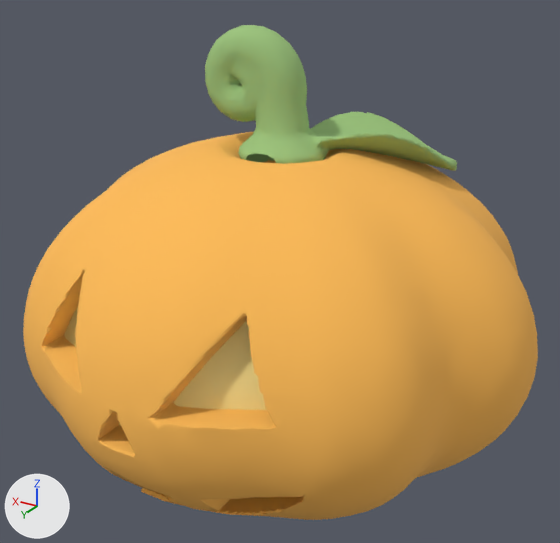
One commit to the OBJ model assets/meshes/PumpkinHat.obj: the scene before it, then after it.
The view is the same before and after, from a 50 mm lens placed at (-1.143, 1.921, 1.596), pointed at (-0.003, 0.02, 0.646). Arrows for +X, +Y and +Z are at lower left; the lights stay in place. The older version comes first. Where no turn or scale is listed for an object, it has been applied to the vertices. Vertices at exactly the same position are counted once.

In view in the first picture: 'HatGlow', 'HatShell', 'HatStem'.
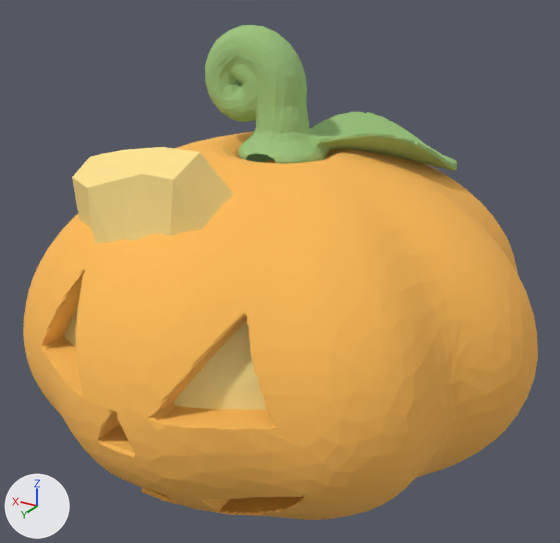
Changed parts and their boxes [x1, y1, x2, y2] in the pictures (560 x 543 px; the box of a moved part takes in the faces that stretch with it):
'HatGlow', reshaped
    before: [64, 307, 266, 426]
    after: [64, 147, 266, 426]
part 1 of me_hatglow, moved or reshaped (not visible before)
    after: [72, 147, 233, 243]
part 2 of me_hatglow, shading changed
    before: [64, 307, 266, 426]
    after: [72, 147, 233, 243]

Diff of the bpy script that builds the scene:
```diff
--- a/assets/meshes/PumpkinHat.obj.py
+++ b/assets/meshes/PumpkinHat.obj.py
@@ me_hatglow @@
 # used by ob_hatglow; location = (0.0, 0.0, 0.0)
 # before: 102 (-0.037, 0.325, 0.928), 103 (-0.035, 0.432, 0.883), 114 (0.067, 0.427, 0.882), 120 (0.083, 0.324, 0.925), 123 (0.106, 0.441, 0.869)
 # before: 124 (0.108, 0.307, 0.917), 140 (0.204, 0.3, 0.89), 142 (0.212, 0.323, 0.9), 143 (0.234, 0.449, 0.826), 147 (0.274, 0.344, 0.878)
 # before: 154 (0.295, 0.322, 0.878), 158 (0.333, 0.403, 0.827), 161 (0.347, 0.317, 0.862)
-me_hatglow.from_pydata(...)  # 212 vertices, 420 faces; spans x -0.581..0.58, y 0.299..0.715, z 0.122..0.928
+me_hatglow.from_pydata(...)  # 212 vertices, 420 faces; spans x -0.581..0.58, y 0.299..0.715, z 0.122..1.109
+# me_hatglow part 1
+for i in [102, 103, 114, 123, 140, 142, 143, 147, 158, 161]: me_hatglow.vertices[i].co += Vector((0.036, 0.078, 0.181))
+for i in [120, 124, 154]: me_hatglow.vertices[i].co += Vector((0.036, 0.078, 0.18))
+# me_hatglow part 2: all faces are now shaded flat (420 of 420 changed)
 me_hatglow.materials.append(mat_hatglow)
```
